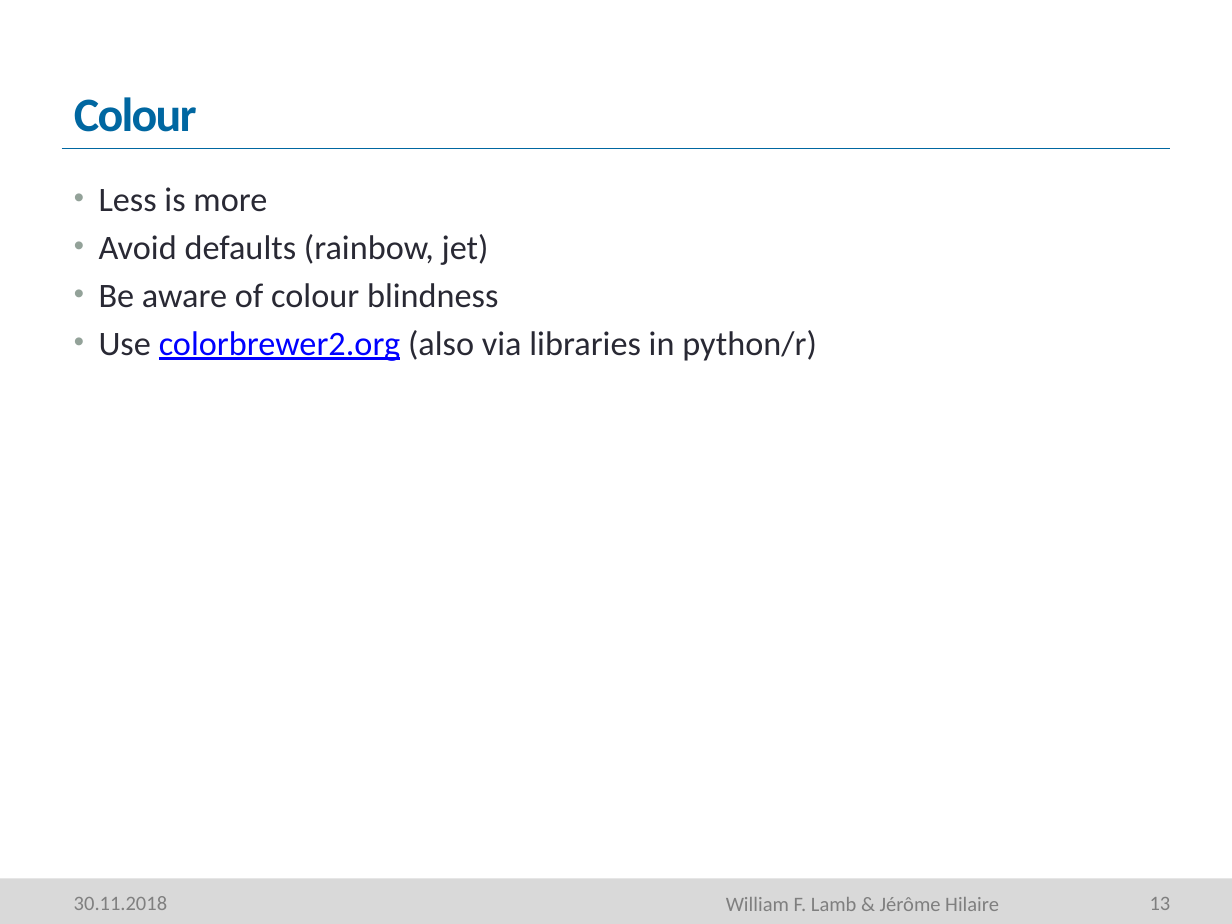
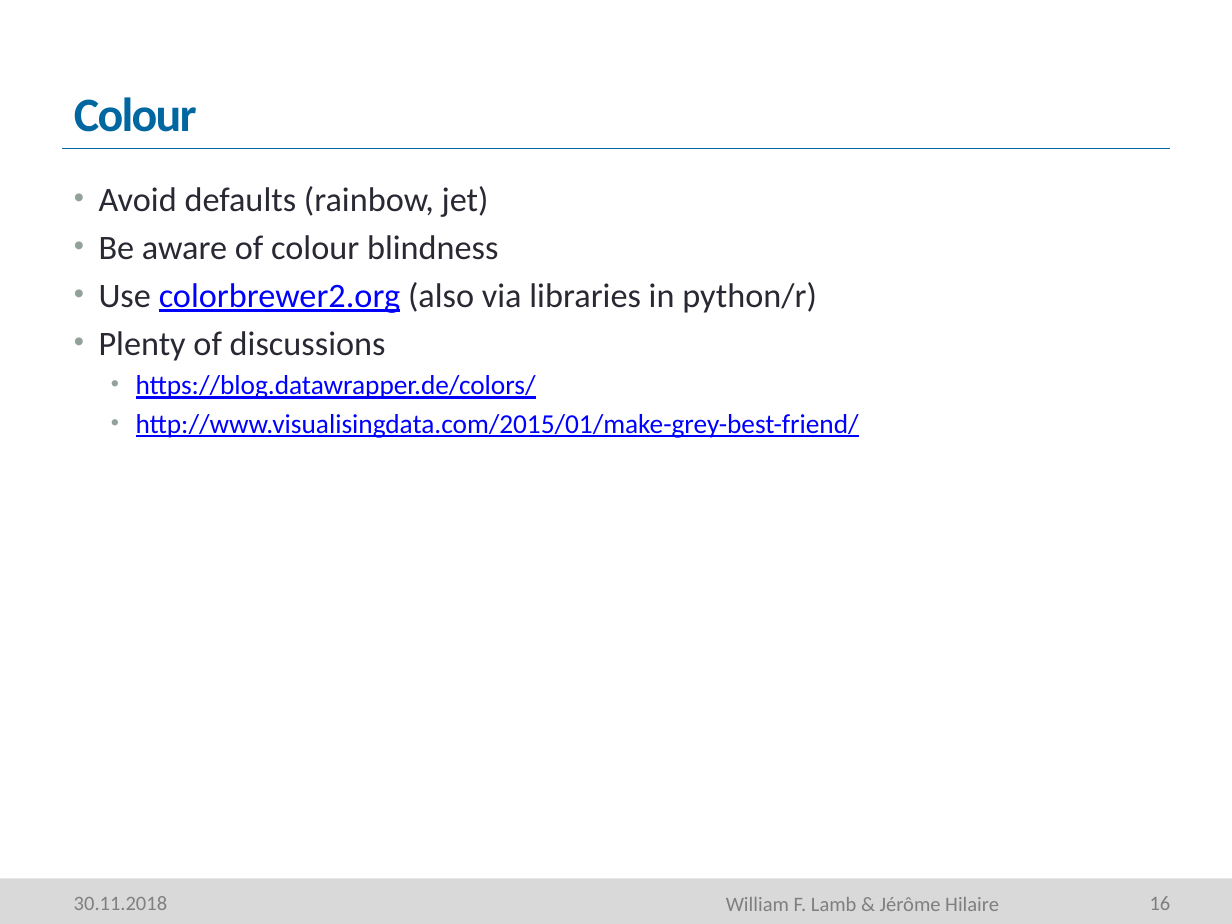
Before and after one commit to mcc-apsis/figures, a slide deck: slide 16 of Resources/Seminar part 1.pptm (slide 13 before the commit). Drawn at 1232x924 pixels with LibreOffice and Linux fonts; fonts in the diff are those of the drawing; background and template pictures are left out. Boxes give left, top, right and bottom in pixels: in the first picture for what was removed or moved away, otherwise in the second. Text is boxed around its words. In the diff, an @@ line names an element or a change of style, - is before the commit and + after.

```diff
--- a/Resources/Seminar part 1.pptm
+++ b/Resources/Seminar part 1.pptm
@@ text at [99, 187, 267, 212]: paragraph removed @@
-• Less is more
@@ text at [99, 331, 859, 438]: paragraphs added @@
+• Plenty of discussions
+  • https://blog.datawrapper.de/colors/
+  • http://www.visualisingdata.com/2015/01/make-grey-best-friend/
@@ page number at [1150, 896, 1171, 910]: text changed @@
-13
+16
```
Also in this commit, not shown: 12 other slides changed, 9 slides added, 1 slide removed, 5 other files.
